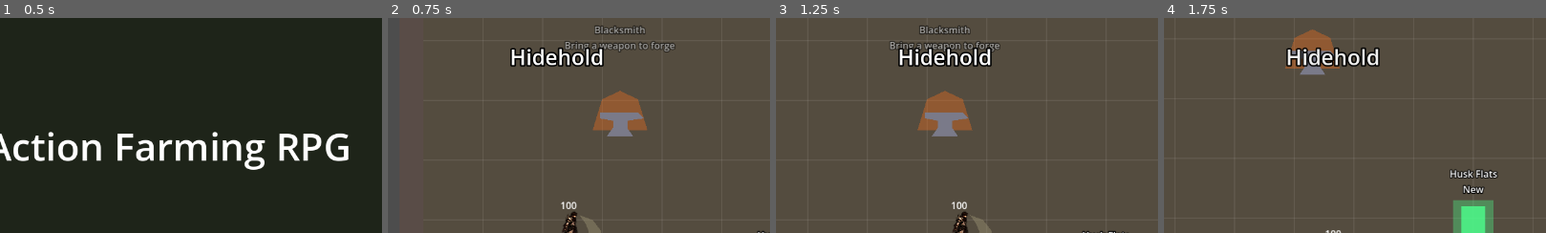
Above: before the commit, frames 1-4 (left to right).
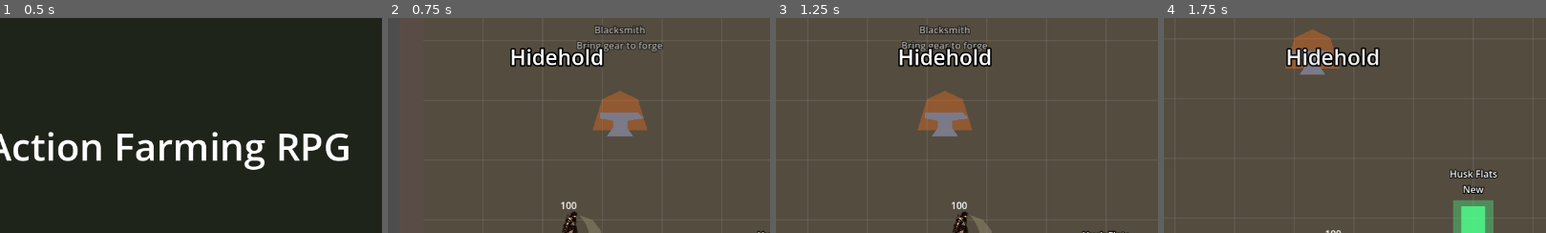
Above: after the commit, the same moments.

Repository: knc219-a11y/second-game
Game: Godot game, scene res://scenes/title.tscn
Same seed, same stepped clock (60 frames per second), same inputs: the game is played once before the commit and once after it.
Inputs:
- Up to frame 1 (0.5 s): no input
- Up to frame 2 (0.75 s): tap Enter (ui_accept) at 0.5 s; hold Right (move_right) from 0.53 s (still down); hold X (attack) from 0.53 s (still down)
- Up to frame 3 (1.25 s): keep holding Right (move_right); keep holding X (attack); tap Enter (ui_accept) at 0.77 s; tap C (interact) at 0.8 s
- Up to frame 4 (1.75 s): release Right (move_right) at 1.28 s; release X (attack) at 1.28 s; hold Down (move_down) from 1.28 s (still down); tap C (interact) at 1.35 s; tap Enter (ui_accept) at 1.52 s; tap Space (roll) at 1.55 s
The pictures show only the part of the screen within x 28-78%, y 0-50%; the shares and areas given below are measured in that part.

Frame 1 is identical in both runs. In frame 2, 0.6% of the frame differs, in the area x 46-76%, y 10-16%; in frame 3, 0.6%; in frame 4, nothing differs.

Commit message:
Blacksmith forges armor and ring too, lowest level first
One C press at the anvil forges the worn piece with the lowest forge level
(ties: weapon, armor, ring), 5/10/20 Skin Crystal per level. Armor +1 less
damage taken per level (cap +2), ring +1 graze damage (cap +3). Levels are
saved, kept through bag swaps, reset by a better drop, and count in drop
comparisons.

Co-Authored-By: Claude Opus 5.5 (1M context) <noreply@anthropic.com>
Claude-Session: https://claude.ai/code/session_01WR8iPDpiziUz9w271Kwo6b

Diff:
--- a/scripts/inventory.gd
+++ b/scripts/inventory.gd
@@ -167,19 +167,19 @@
 		if p.weapon_forge > 0:
 			text += "  Forge +%d" % p.weapon_forge
 		text += "  (+%d damage)" % (p.weapon_bonus + p.weapon_forge)
-		var cost: int = p.forge_cost()
-		text += "   next forge: %s" % ("max" if cost < 0 else "%d crystal" % cost)
 		_set_row("weapon", text, p.rarity_colors[p.weapon_rarity],
 			CALLUS_BLADE_ICON if p.weapon_tier == 1 else null, p.weapon_arc_color[p.weapon_tier - 1])
 	else:
 		_set_row("weapon", "Weapon   none", empty_color, null, empty_color)
 	if p.has_armor:
-		_set_row("armor", "Armor    %s  (-%d damage taken)" % [p.armor_text(p.armor_rarity, p.armor_value), p.armor_value],
+		_set_row("armor", "Armor    %s%s  (-%d damage taken)" % [p.armor_text(p.armor_rarity, p.armor_value),
+			"  Forge +%d" % p.armor_forge if p.armor_forge > 0 else "", p.armor_value + p.armor_forge],
 			p.rarity_colors[p.armor_rarity], ARMOR_ICON, empty_color)
 	else:
 		_set_row("armor", "Armor    none", empty_color, null, empty_color)
 	if p.has_ring:
-		_set_row("ring", "Ring     %s  (%d roll graze damage)" % [p.ring_text(p.ring_rarity, p.ring_value), p.ring_value],
+		_set_row("ring", "Ring     %s%s  (%d roll graze damage)" % [p.ring_text(p.ring_rarity, p.ring_value),
+			"  Forge +%d" % p.ring_forge if p.ring_forge > 0 else "", p.ring_value + p.ring_forge],
 			p.rarity_colors[p.ring_rarity], NERVE_RING_ICON, empty_color)
 	else:
 		_set_row("ring", "Ring     none", empty_color, null, empty_color)
--- a/scripts/player.gd
+++ b/scripts/player.gd
@@ -97,12 +97,16 @@
 @export var salvage_amounts: Array[int] = [1, 2, 4, 8]
 @export var salvage_popup_time: float = 0.9
 @export var salvage_popup_rise: float = 36.0
-# Town blacksmith (test_map.gd): forging the worn weapon costs forge_costs[level]
-# Skin Crystal for the next level (+1 damage per level on basic attack hits),
-# up to forge_costs.size() (+3). The level belongs to that weapon: a drop only
-# replaces it if its bonus beats bonus + forge, and the new weapon starts at 0.
-# Saved in SAVE_PATH [gear] weapon_forge (older saves load 0).
+# Town blacksmith (test_map.gd): forging a worn piece costs forge_costs[level]
+# Skin Crystal for its next level, up to forge_costs.size() (+3). Each level adds
+# 1 to that piece's value: weapon +1 basic-attack damage, armor 1 less damage
+# taken, ring +1 graze damage. Armor stops at armor_forge_max (+2) so it stays
+# small. One press forges the worn piece with the lowest level (ties: weapon,
+# armor, ring; see forge_target). The level belongs to that piece: a drop only
+# replaces it if its value beats value + forge, and the new piece starts at 0.
+# Saved in SAVE_PATH [gear] weapon_forge / armor_forge / ring_forge (older saves load 0).
 @export var forge_costs: Array[int] = [5, 10, 20]
+@export var armor_forge_max: int = 2
 # Bag (I opens it, inventory.gd): a weapon, armor or ring drop no better than
 # what's worn goes into the bag instead of breaking down, so it can be worn or
 # salvaged by hand later. Only once bag_size items are in it do such drops
@@ -304,6 +308,9 @@
 var armor_value: int = 0
 var ring_rarity: int = 0
 var ring_value: int = 0
+# Blacksmith levels of the worn armor and ring (see forge_costs).
+var armor_forge: int = 0
+var ring_forge: int = 0
 # Skin Crystal from auto-salvage (see salvage_amounts).
 var materials: int = 0
 # Bag items, oldest first: {"kind": "weapon"/"armor"/"ring", "tier", "rarity", "value", "forge"}.
@@ -825,7 +832,7 @@
 		# Spark between the two hurtbox centers, i.e. where they rub.
 		var enemy_center: Vector2 = hit.collider.get_node("CollisionShape2D").global_position
 		_spawn_graze_spark((hurt_shape.global_position + enemy_center) / 2.0)
-		target.take_damage(ring_value, 0, 1.0, 2)
+		target.take_damage(ring_value + ring_forge, 0, 1.0, 2)
 
 
 # One-off star burst in the world (not on the enemy, which may die from the graze).
@@ -1135,37 +1142,90 @@
 	weapon_label.text = "Weapon: %s damage" % text
 
 
-# The next forge level's cost in Skin Crystal, or -1 when unarmed or maxed.
+# This kind's forge level (0 when nothing is worn there).
+func forge_level(kind: String) -> int:
+	match kind:
+		"armor":
+			return armor_forge
+		"ring":
+			return ring_forge
+	return weapon_forge
+
+
+# This kind's highest forge level.
+func forge_max(kind: String) -> int:
+	return mini(armor_forge_max, forge_costs.size()) if kind == "armor" else forge_costs.size()
+
+
+# The worn piece the blacksmith forges next: the one with the lowest forge level
+# that isn't maxed (ties: weapon, armor, ring). "" when nothing worn can be forged.
+func forge_target() -> String:
+	var best := ""
+	for kind in ["weapon", "armor", "ring"]:
+		if worn_item(kind).is_empty() or forge_level(kind) >= forge_max(kind):
+			continue
+		if best == "" or forge_level(kind) < forge_level(best):
+			best = kind
+	return best
+
+
+# The next forge level's cost in Skin Crystal, or -1 when nothing can be forged.
 func forge_cost() -> int:
-	if weapon_tier == 0 or weapon_forge >= forge_costs.size():
+	var kind := forge_target()
+	if kind == "":
 		return -1
-	return forge_costs[weapon_forge]
-
-
-# Blacksmith: spends Skin Crystal for +1 forge on the worn weapon. Pops up the
+	return forge_costs[forge_level(kind)]
+
+
+# Blacksmith: spends Skin Crystal for +1 forge on forge_target(). Pops up the
 # result above the Player either way; returns true if it forged.
-func forge_weapon() -> bool:
-	var cost := forge_cost()
+func forge_next() -> bool:
 	if is_dead:
 		return false
-	if weapon_tier == 0:
-		_spawn_salvage_popup("No weapon to forge", rarity_colors[0])
+	var kind := forge_target()
+	if not has_armor and not has_ring and weapon_tier == 0:
+		_spawn_salvage_popup("No gear to forge", rarity_colors[0])
 		return false
-	if cost < 0:
-		_spawn_salvage_popup("Forge maxed", rarity_colors[weapon_rarity])
+	if kind == "":
+		_spawn_salvage_popup("Forge maxed", rarity_colors[0])
 		return false
+	var cost := forge_cost()
 	if materials < cost:
 		_spawn_salvage_popup("Need %d %s" % [cost, material_name], Color(1, 0.4, 0.35, 1))
 		return false
 	materials -= cost
-	weapon_forge += 1
-	print("Forged %s to +%d for %d %s (now %d)" % [weapon_text(weapon_tier, weapon_rarity, weapon_bonus), weapon_forge, cost, material_name, materials])
+	var worn := worn_item(kind)
+	match kind:
+		"armor":
+			armor_forge += 1
+			_update_armor_label()
+		"ring":
+			ring_forge += 1
+			_update_ring_label()
+		_:
+			weapon_forge += 1
+			_update_weapon_label()
+	var level := forge_level(kind)
+	print("Forged %s to +%d for %d %s (now %d)" % [gear_text(kind, worn.tier, worn.rarity, worn.value), level, cost, material_name, materials])
 	_update_material_label()
-	_update_weapon_label()
 	_save_gear()
 	play_pickup_sound(0.8)
-	_spawn_salvage_popup("Forge +%d!" % weapon_forge, rarity_colors[weapon_rarity])
+	_spawn_salvage_popup("%s Forge +%d!" % [kind.capitalize(), level], rarity_colors[worn.rarity])
 	return true
+
+
+func _update_armor_label() -> void:
+	var text := armor_text(armor_rarity, armor_value)
+	if armor_forge > 0:
+		text += ", Forge +%d (-%d)" % [armor_forge, armor_value + armor_forge]
+	armor_label.text = "Armor: %s damage taken" % text
+
+
+func _update_ring_label() -> void:
+	var text := ring_text(ring_rarity, ring_value)
+	if ring_forge > 0:
+		text += ", Forge +%d (%d)" % [ring_forge, ring_value + ring_forge]
+	ring_label.text = "Ring: %s roll graze" % text
 
 
 # value < 0 means the plain base (a Common of armor_damage_reduction).
@@ -1175,15 +1235,16 @@
 	# A drop no better than the worn armor goes to the bag (or Skin Crystal).
 	if is_dead:
 		return
-	if has_armor and value <= armor_value:
-		print("Passed on %s (wearing -%d)" % [armor_text(rarity, value), armor_value])
+	if has_armor and value <= armor_value + armor_forge:
+		print("Passed on %s (wearing -%d)" % [armor_text(rarity, value), armor_value + armor_forge])
 		_bag_or_salvage("armor", 1, rarity, value)
 		return
 	has_armor = true
 	armor_rarity = rarity
 	armor_value = value
+	armor_forge = 0
 	print("Picked up %s" % armor_text(rarity, value))
-	armor_label.text = "Armor: %s damage taken" % armor_text(rarity, value)
+	_update_armor_label()
 	armor_label.add_theme_color_override("font_color", rarity_colors[rarity])
 	_update_set_label()
 	_save_gear()
@@ -1195,15 +1256,16 @@
 		value = ring_roll_damage
 	if is_dead:
 		return
-	if has_ring and value <= ring_value:
-		print("Passed on %s (wearing %d)" % [ring_text(rarity, value), ring_value])
+	if has_ring and value <= ring_value + ring_forge:
+		print("Passed on %s (wearing %d)" % [ring_text(rarity, value), ring_value + ring_forge])
 		_bag_or_salvage("ring", 1, rarity, value)
 		return
 	has_ring = true
 	ring_rarity = rarity
 	ring_value = value
+	ring_forge = 0
 	print("Picked up %s" % ring_text(rarity, value))
-	ring_label.text = "Ring: %s roll graze" % ring_text(rarity, value)
+	_update_ring_label()
 	ring_label.add_theme_color_override("font_color", rarity_colors[rarity])
 	_update_set_label()
 	_save_gear()
@@ -1226,9 +1288,9 @@
 func worn_item(kind: String) -> Dictionary:
 	match kind:
 		"armor":
-			return {"kind": kind, "tier": 1, "rarity": armor_rarity, "value": armor_value, "forge": 0} if has_armor else {}
+			return {"kind": kind, "tier": 1, "rarity": armor_rarity, "value": armor_value, "forge": armor_forge} if has_armor else {}
 		"ring":
-			return {"kind": kind, "tier": 1, "rarity": ring_rarity, "value": ring_value, "forge": 0} if has_ring else {}
+			return {"kind": kind, "tier": 1, "rarity": ring_rarity, "value": ring_value, "forge": ring_forge} if has_ring else {}
 	if weapon_tier == 0:
 		return {}
 	return {"kind": kind, "tier": weapon_tier, "rarity": weapon_rarity, "value": weapon_bonus, "forge": weapon_forge}
@@ -1263,7 +1325,7 @@
 
 
 # Wears bag item index even if it's worse; whatever was worn takes its bag slot.
-# A weapon keeps its forge level both ways.
+# Each piece keeps its forge level both ways.
 func wear_from_bag(index: int) -> void:
 	if is_dead or index < 0 or index >= bag.size():
 		return
@@ -1277,9 +1339,15 @@
 		"armor":
 			has_armor = false
 			equip_armor(item.rarity, item.value)
+			armor_forge = item.forge
+			_update_armor_label()
+			_save_gear()
 		"ring":
 			has_ring = false
 			equip_ring(item.rarity, item.value)
+			ring_forge = item.forge
+			_update_ring_label()
+			_save_gear()
 		_:
 			weapon_tier = 0
 			weapon_forge = 0
@@ -1290,7 +1358,7 @@
 	play_pickup_sound()
 
 
-# Breaks bag item index down into Skin Crystal (a forged weapon's levels are lost).
+# Breaks bag item index down into Skin Crystal (a forged piece's levels are lost).
 func salvage_from_bag(index: int) -> void:
 	if is_dead or index < 0 or index >= bag.size():
 		return
@@ -1398,9 +1466,11 @@
 	cfg.set_value("gear", "armor", has_armor)
 	cfg.set_value("gear", "armor_rarity", armor_rarity)
 	cfg.set_value("gear", "armor_value", armor_value)
+	cfg.set_value("gear", "armor_forge", armor_forge)
 	cfg.set_value("gear", "ring", has_ring)
 	cfg.set_value("gear", "ring_rarity", ring_rarity)
 	cfg.set_value("gear", "ring_value", ring_value)
+	cfg.set_value("gear", "ring_forge", ring_forge)
 	cfg.set_value("gear", "pet_kind", pet_kind)
 	cfg.set_value("gear", "owned_pets", owned_pets)
 	cfg.set_value("materials", "skin_crystal", materials)
@@ -1430,10 +1500,19 @@
 		_save_gear()
 	# Armor and ring from before rarity load as Common with the base value.
 	var last := RARITY_NAMES.size() - 1
+	# Forge levels are read before the equips, which reset and save them.
+	var a_forge: int = clampi(cfg.get_value("gear", "armor_forge", 0), 0, forge_max("armor"))
+	var r_forge: int = clampi(cfg.get_value("gear", "ring_forge", 0), 0, forge_max("ring"))
 	if cfg.get_value("gear", "armor", false):
 		equip_armor(clampi(cfg.get_value("gear", "armor_rarity", 0), 0, last), cfg.get_value("gear", "armor_value", armor_damage_reduction))
+		armor_forge = a_forge
+		_update_armor_label()
 	if cfg.get_value("gear", "ring", false):
 		equip_ring(clampi(cfg.get_value("gear", "ring_rarity", 0), 0, last), cfg.get_value("gear", "ring_value", ring_roll_damage))
+		ring_forge = r_forge
+		_update_ring_label()
+	if a_forge > 0 or r_forge > 0:
+		_save_gear()
 	# Saves from before pet storage keep just the active pet.
 	var owned: Variant = cfg.get_value("gear", "owned_pets", [])
 	if owned is Array:
@@ -1459,7 +1538,7 @@
 			"tier": clampi(item.get("tier", 1), 1, weapon_names.size()),
 			"rarity": clampi(item.get("rarity", 0), 0, RARITY_NAMES.size() - 1),
 			"value": maxi(1, item.get("value", 1)),
-			"forge": clampi(item.get("forge", 0), 0, forge_costs.size())})
+			"forge": clampi(item.get("forge", 0), 0, forge_max(item.kind))})
 
 
 # Returns false at full HP (or dead) so the drop stays on the ground.
@@ -1549,7 +1628,7 @@
 	hits_taken += 1
 	if has_armor:
 		# Never below 1 so armor can't make a hit free.
-		amount = maxi(amount - armor_value, 1)
+		amount = maxi(amount - armor_value - armor_forge, 1)
 	hp = maxi(hp - amount, 0)
 	hp_label.text = str(hp)
 	_update_hp_bar()
--- a/scripts/test_map.gd
+++ b/scripts/test_map.gd
@@ -231,8 +231,9 @@
 var in_hub: bool = false
 var hub_gates: Array = []
 # Town blacksmith (placeholder anvil, town only): standing within
-# blacksmith_radius and pressing `interact` (C) forges the worn weapon +1 for
-# Skin Crystal (player.gd forge_weapon / forge_costs). Its label shows the next cost.
+# blacksmith_radius and pressing `interact` (C) forges the worn piece with the
+# lowest level +1 for Skin Crystal (player.gd forge_next / forge_costs). Its
+# label shows that piece and the cost.
 const BLACKSMITH_POSITION := Vector2(330, 260)
 @export var blacksmith_radius: float = 80.0
 var blacksmith: Node2D = null
@@ -392,11 +393,12 @@
 
 func _update_blacksmith_label() -> void:
 	var cost: int = player.forge_cost()
-	var line := "Forge +%d: %d %s" % [player.weapon_forge + 1, cost, player.material_name]
-	if player.weapon_tier == 0:
-		line = "Bring a weapon to forge"
+	var kind: String = player.forge_target()
+	var line := "Forge %s +%d: %d %s" % [kind.capitalize(), player.forge_level(kind) + 1, cost, player.material_name]
+	if player.weapon_tier == 0 and not player.has_armor and not player.has_ring:
+		line = "Bring gear to forge"
 	elif cost < 0:
-		line = "Forge maxed (+%d)" % player.weapon_forge
+		line = "Forge maxed"
 	var near := _near_blacksmith()
 	if near and cost > 0:
 		line = "[C] " + line
@@ -1205,7 +1207,7 @@
 			return
 		if in_hub:
 			if _near_blacksmith() and Input.is_action_just_pressed("interact"):
-				player.forge_weapon()
+				player.forge_next()
 			_update_blacksmith_label()
 			for i in hub_gates.size():
 				if i + 1 <= unlocked and player.position.distance_to(hub_gates[i].position) <= exit_radius:
